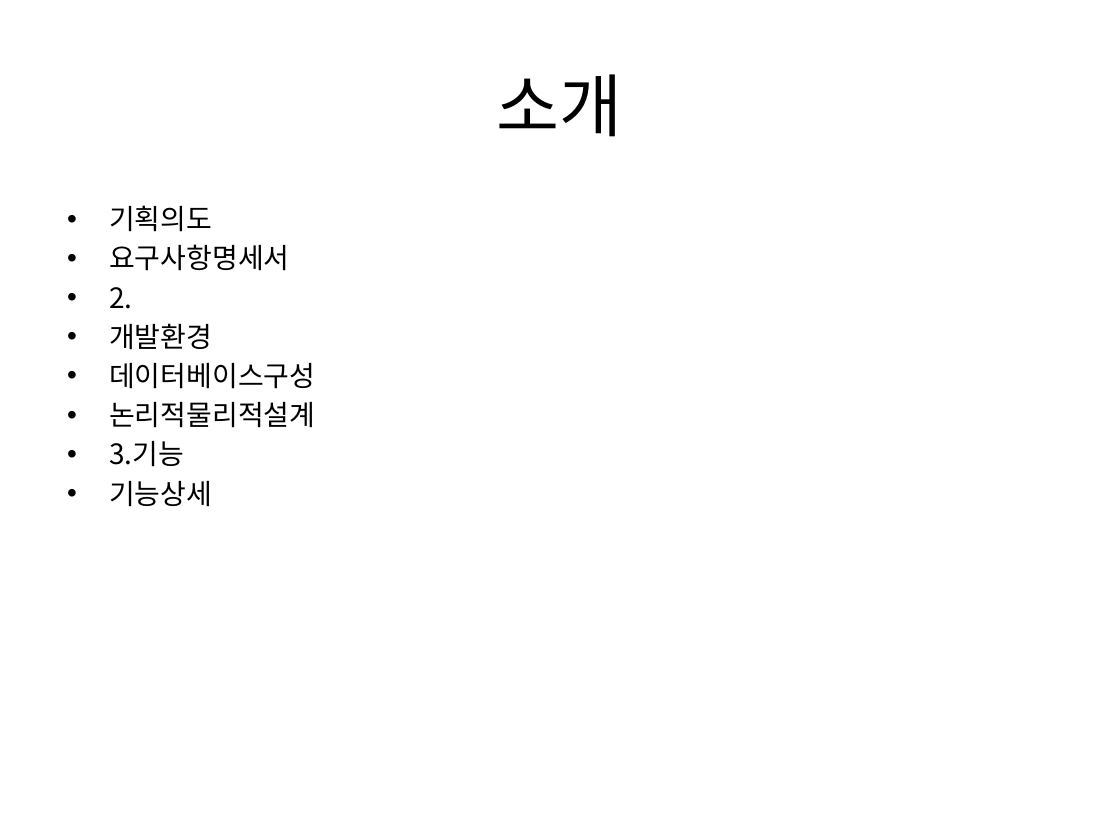
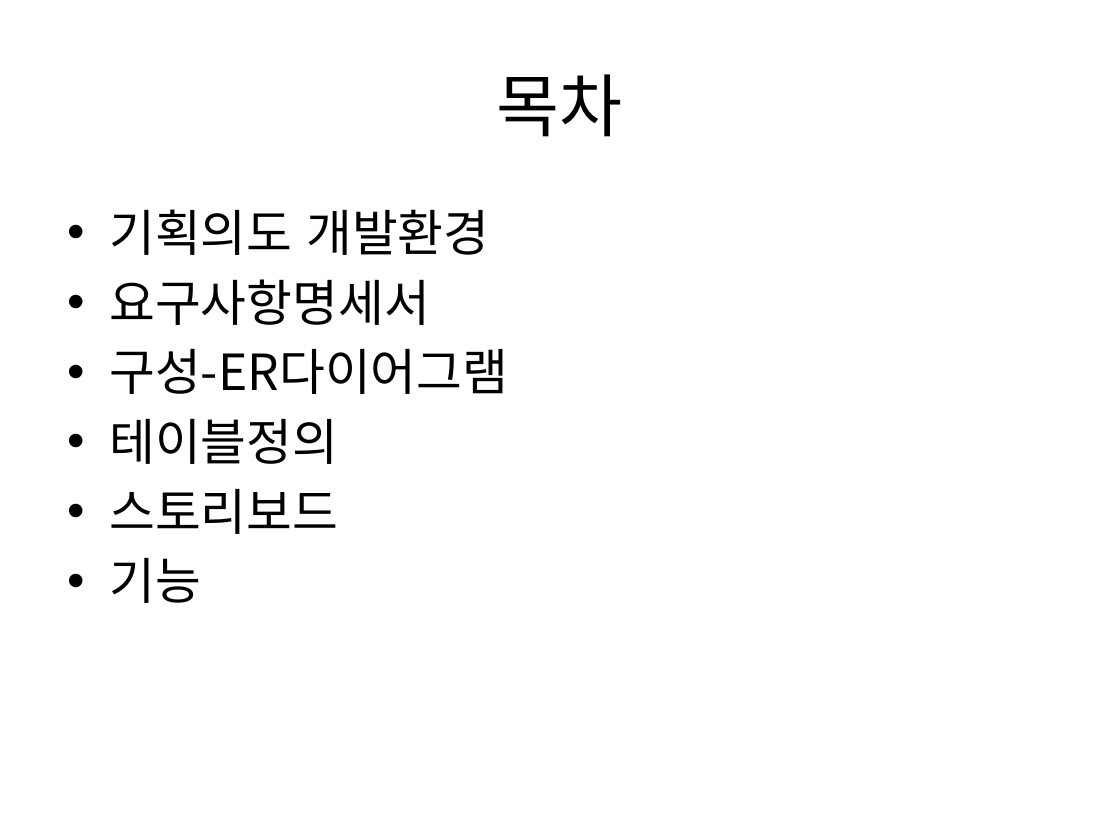
Before and after one commit to yeonjihyo/Leather, a slide deck: slide 2 of leather_last/JH Leather PPT.pptx. Drawn at 1120x840 pixels with LibreOffice and Linux fonts; fonts in the diff are those of the drawing. Boxes give left, top, right and bottom in pixels: in the first picture for what was removed or moved away, otherwise in the second. Text is boxed around its words. In the diff, an @@ line names an element or a change of style, - is before the commit and + after.

```diff
--- a/leather_last/JH Leather PPT.pptx
+++ b/leather_last/JH Leather PPT.pptx
@@ title at <box>497,74,623,137</box>: text changed @@
-소개
+목차
@@ text at <box>109,209,489,255</box>: text changed; size 18 to 32 pt @@
-• 기획의도
+• 기획의도 개발환경
@@ text at <box>109,279,430,325</box>: size 18 to 32 pt in "요구사항명세서"; more space between paragraphs @@
@@ text at <box>109,349,508,603</box>: text changed; size 18 to 32 pt @@
-• 2.
-• 개발환경
-• 데이터베이스구성
-• 논리적물리적설계
-• 3.기능
-• 기능상세
+• 구성-ER다이어그램
+• 테이블정의
+• 스토리보드
+• 기능
```
Also in this commit, not shown: 6 other slides changed, 6 slides added, 31 other files.
